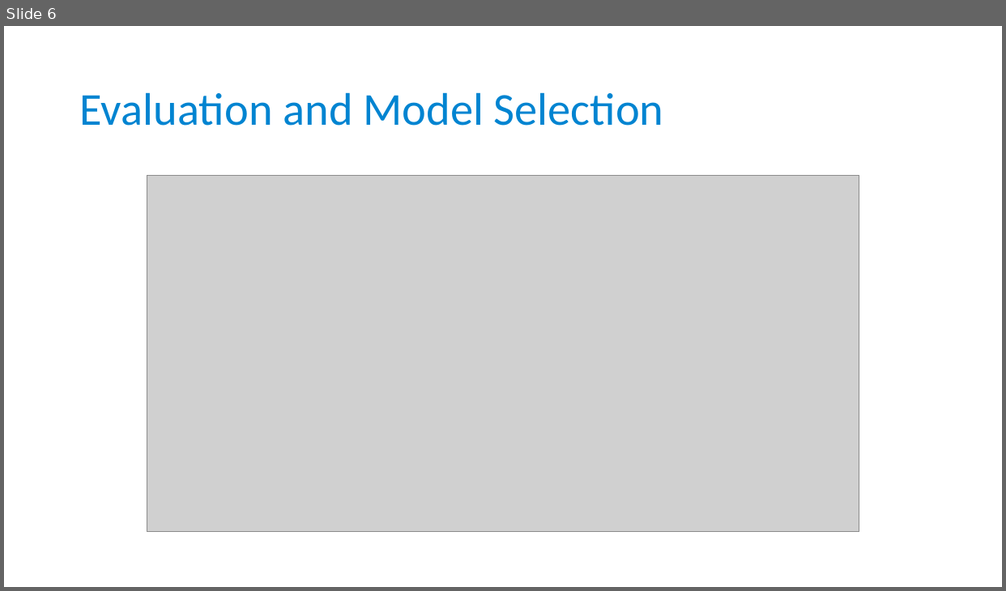
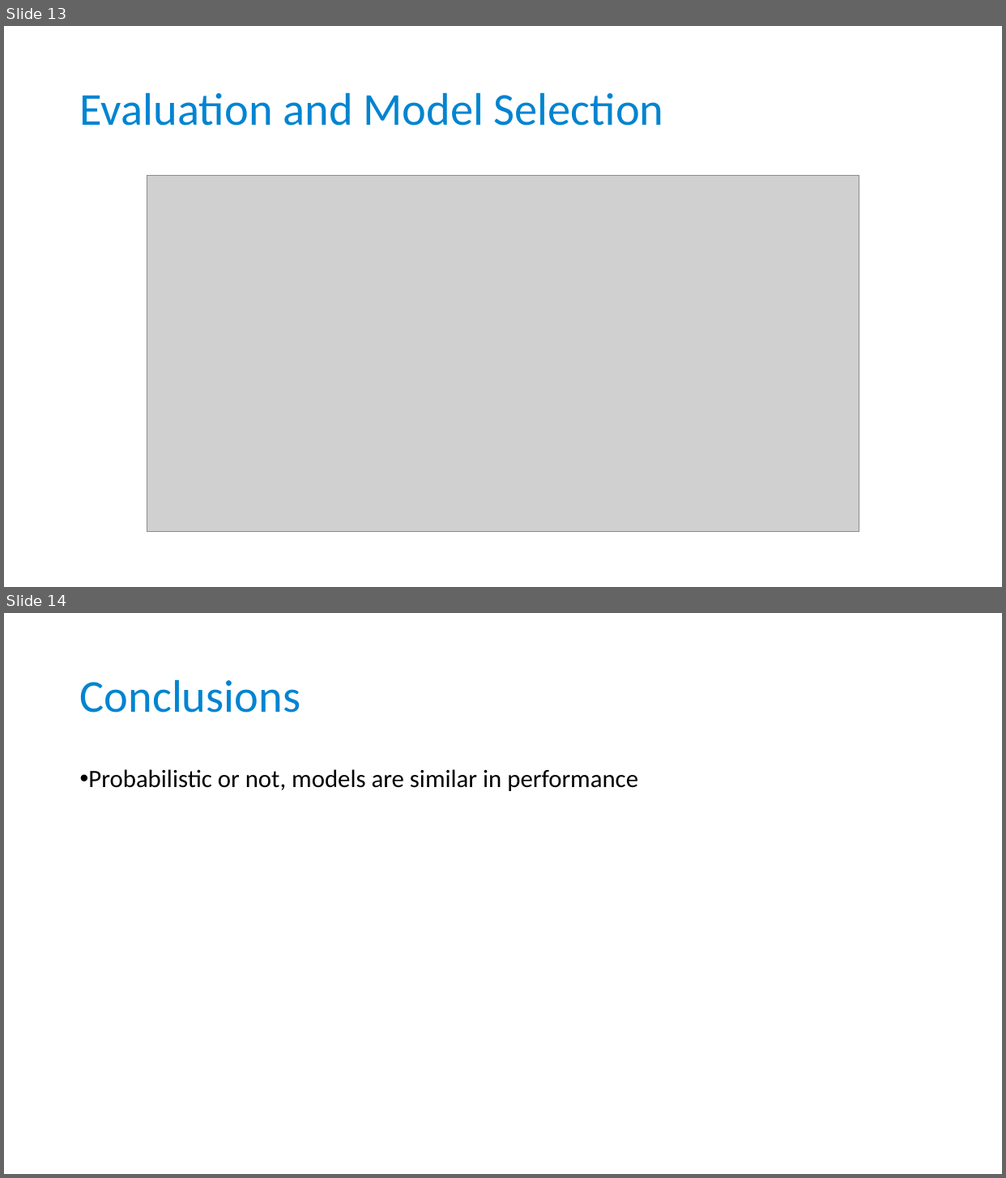
Before and after one commit to taimir/football_2016, a slide deck: presentation/Presentation_Euro2016.pptx. Shown one above the other, each under a label of ours: slide 6 before the commit, slides 13 and 14 after it. The pictures are 1006x591 and 1006x1178 pixels, drawn with LibreOffice and Linux fonts; fonts in the diff are those of the drawing; grey boxes stand for pictures. Boxes give left, top, right and bottom in pixels: in the first picture for what was removed or moved away, otherwise in the second. Text is boxed around its words. In the diff, an @@ line names an element or a change of style, - is before the commit and + after.

```diff
--- a/presentation/Presentation_Euro2016.pptx
+++ b/presentation/Presentation_Euro2016.pptx
@@ slide 14 added at <box>4,613,1002,1174</box>, background #FFFFFF @@
@@ text added at <box>80,679,300,713</box>, 44 pt, text #0084D1 @@
+Conclusions
@@ text added at <box>88,769,638,791</box>, 24 pt, text #000000 @@
+• Probabilistic or not, models are similar in performance
@@ what was slide 6 is now slide 13 @@
```
Also in this commit, not shown: 4 slides changed, 7 other slides added, 1 slide removed.
